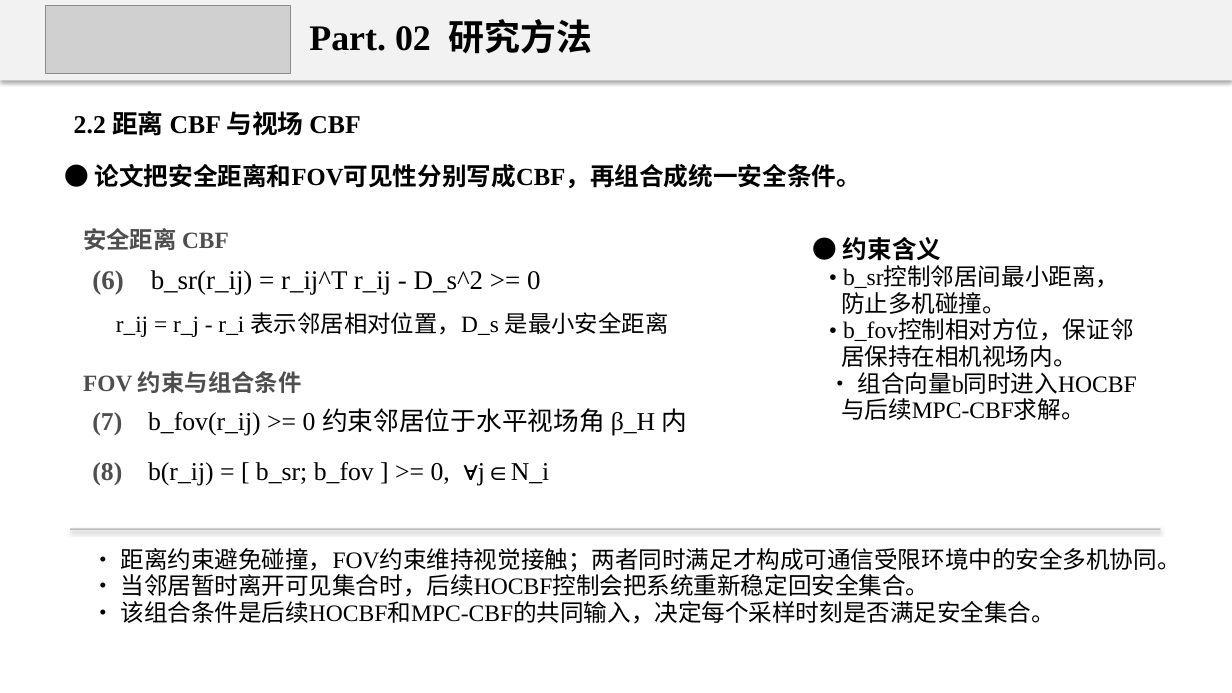
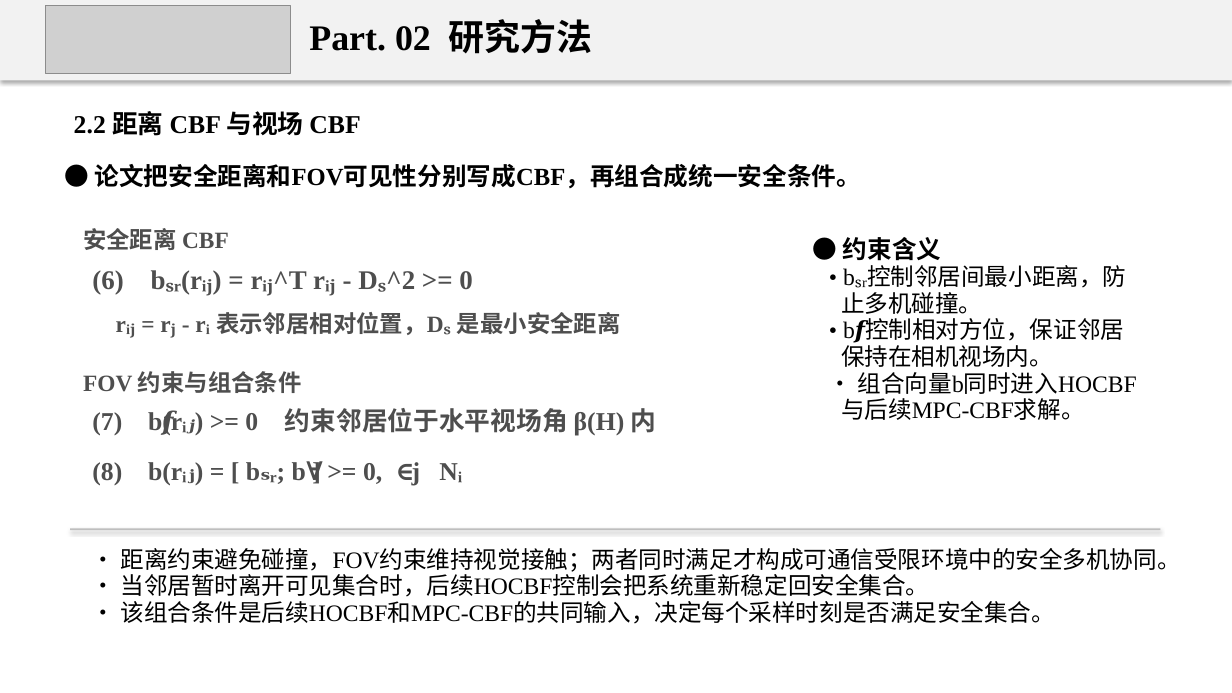
Before and after one commit to 18-cuixu/paper2ppt, a slide deck: slide 5 of skills/uav-paper-report/assets/examples/uav-fov-cbf-regression-report.pptx. Drawn at 1232x693 pixels with LibreOffice and Linux fonts; fonts in the diff are those of the drawing; grey boxes stand for pictures. Boxes give left, top, right and bottom in pixels: in the first picture for what was removed or moved away, otherwise in the second. Text is boxed around its words. In the diff, an @@ line names an element or a change of style, - is before the commit and + after.

```diff
--- a/skills/uav-paper-report/assets/examples/uav-fov-cbf-regression-report.pptx
+++ b/skills/uav-paper-report/assets/examples/uav-fov-cbf-regression-report.pptx
@@ text at [841, 265, 1126, 367]: text changed @@
-• b_sr控制邻居间最小距离，防止多机碰撞。
-• b_fov控制相对方位，保证邻居保持在相机视场内。
+• bₛᵣ控制邻居间最小距离，防止多机碰撞。
+• b𝒇控制相对方位，保证邻居保持在相机视场内。
@@ text at [92, 271, 472, 294]: text changed; text colour #000000 to #4E4E4E; bold on @@
-(6) b_sr(r_ij) = r_ij^T r_ij - D_s^2 >= 0
+(6) bₛᵣ(rᵢⱼ) = rᵢⱼ^T rᵢⱼ - Dₛ^2 >= 0
@@ text at [195, 312, 621, 335]: text changed; text colour #000000 to #4E4E4E; bold on @@
-r_ij = r_j - r_i 表示邻居相对位置，D_s 是最小安全距离
+rᵢⱼ = rⱼ - rᵢ 表示邻居相对位置，Dₛ 是最小安全距离
@@ text at [92, 408, 657, 435]: text changed; text colour #000000 to #4E4E4E; bold on @@
-(7) b_fov(r_ij) >= 0 约束邻居位于水平视场角 β_H 内
+(7) b𝒇(rᵢⱼ) >= 0 约束邻居位于水平视场角 β(H) 内
@@ text at [92, 462, 463, 485]: text changed; text colour #000000 to #4E4E4E; bold on @@
-(8) b(r_ij) = [ b_sr; b_fov ] >= 0, ∀j∈N_i
+(8) b(rᵢⱼ) = [ bₛᵣ; b𝒇 ] >= 0, ∀j∈Nᵢ
```
Also in this commit, not shown: 2 other slides changed, 11 other files.
